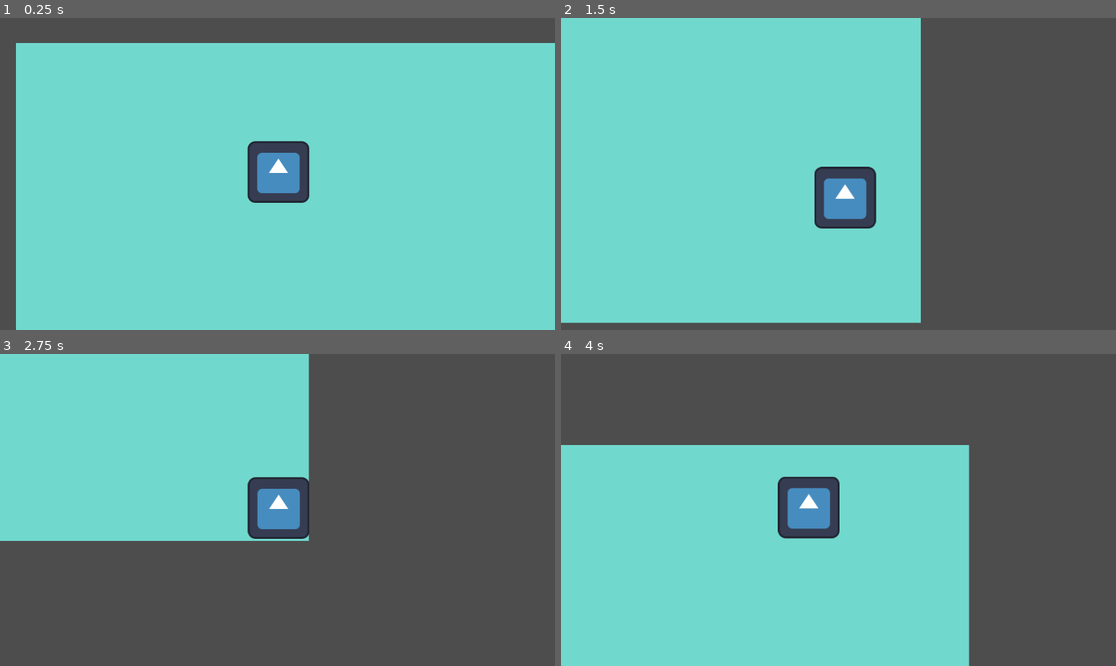
Above: before the commit, frames 1-4 (two rows, left to right).
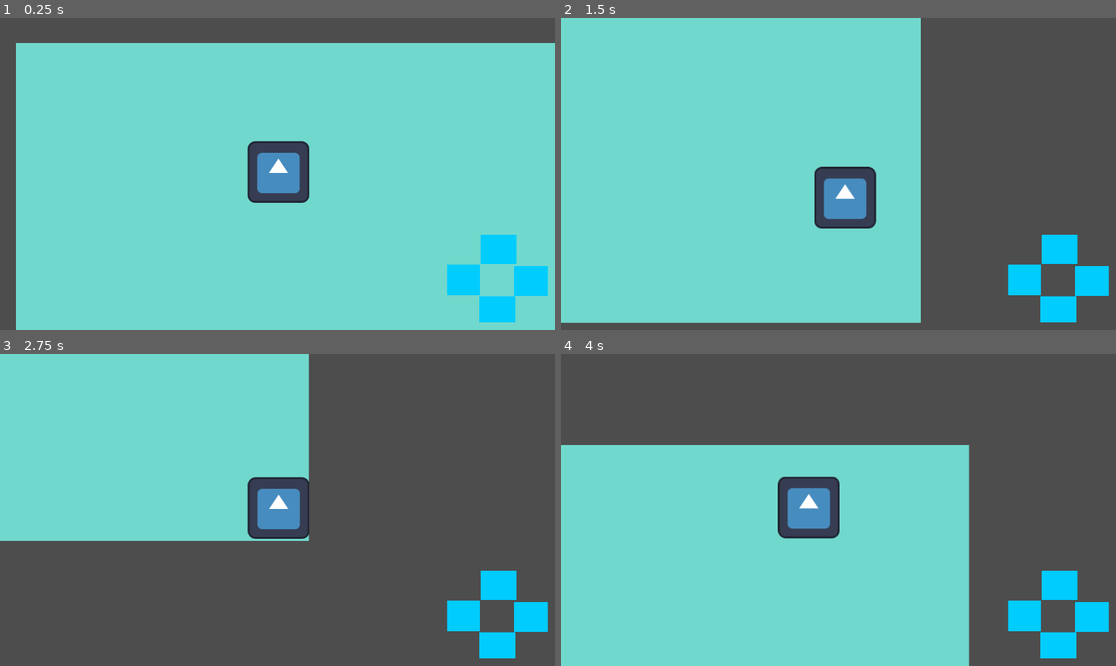
Above: after the commit, the same moments.

Repository: MyCodeNotWorking/Fall-up
Game: Godot game, scene res://main.tscn
Same seed, same stepped clock (60 frames per second), same inputs: the game is played once before the commit and once after it. The engine's default icon, where the game draws it, is replaced by a stand-in: a white triangle on a blue panel in a dark square.
Inputs:
- Up to frame 1 (0.25 s): no input
- Up to frame 2 (1.5 s): tap Enter at 0.5 s; hold Right (ui_right) 0.53-1.28 s; hold Down (ui_down) from 1.28 s (still down)
- Up to frame 3 (2.75 s): release Down (ui_down) at 2.03 s; hold Right (ui_right) from 2.03 s (still down)
- Up to frame 4 (4 s): release Right (ui_right) at 2.78 s; hold Up (ui_up) 2.78-3.53 s; hold Left (ui_left) from 3.53 s (still down)

The runs differ from the first frame. In frame 1, 2.3% of the frame differs, in the area x 80-99%, y 69-98%; in frame 2, 2.3%; in frame 3, 2.3%; in frame 4, 2.3%.

Commit message:
wasser
- mobile controls
(noch nicht fertig)

Diff:
--- a/mobile_controls.tscn
+++ b/mobile_controls.tscn
@@ -1,11 +1,29 @@
-[gd_scene format=3 uid="uid://crgood3omyb4n"]
+[gd_scene load_steps=2 format=3 uid="uid://crgood3omyb4n"]
+
+[ext_resource type="Texture2D" uid="uid://dvadb3525p0h1" path="res://türkis hintergrund.png" id="1_1fj7s"]
 
 [node name="MobileControls" type="CanvasLayer"]
 
 [node name="Left" type="TouchScreenButton" parent="."]
+position = Vector2(928, 512)
+scale = Vector2(0.226667, 0.380952)
+texture_normal = ExtResource("1_1fj7s")
+action = "game_left"
 
 [node name="Right" type="TouchScreenButton" parent="."]
+position = Vector2(1067, 515)
+scale = Vector2(0.233333, 0.369048)
+texture_normal = ExtResource("1_1fj7s")
+action = "game_right"
 
 [node name="Up" type="TouchScreenButton" parent="."]
+position = Vector2(998, 450)
+scale = Vector2(0.246667, 0.363095)
+texture_normal = ExtResource("1_1fj7s")
+action = "game_up"
 
 [node name="Down" type="TouchScreenButton" parent="."]
+position = Vector2(995, 578)
+scale = Vector2(0.25, 0.321429)
+texture_normal = ExtResource("1_1fj7s")
+action = "game_down"
--- a/player.tscn
+++ b/player.tscn
@@ -1,12 +1,14 @@
-[gd_scene load_steps=4 format=3 uid="uid://7h2y1h40nnwx"]
+[gd_scene load_steps=5 format=3 uid="uid://7h2y1h40nnwx"]
 
 [ext_resource type="Script" path="res://player.gd" id="1_wo6dm"]
 [ext_resource type="Texture2D" uid="uid://bpihxim80rest" path="res://icon.svg" id="2_imiet"]
+[ext_resource type="PackedScene" uid="uid://crgood3omyb4n" path="res://mobile_controls.tscn" id="3_lrhsd"]
 
 [sub_resource type="RectangleShape2D" id="RectangleShape2D_58fac"]
 size = Vector2(126, 126)
 
 [node name="CharacterBody2D" type="CharacterBody2D"]
+position = Vector2(577, 322)
 script = ExtResource("1_wo6dm")
 
 [node name="Icon" type="Sprite2D" parent="."]
@@ -21,3 +23,5 @@
 position = Vector2(-2, -1)
 position_smoothing_enabled = true
 position_smoothing_speed = 8.0
+
+[node name="MobileControls" parent="." instance=ExtResource("3_lrhsd")]
--- a/project.godot
+++ b/project.godot
@@ -15,6 +15,29 @@
 config/features=PackedStringArray("4.2", "Mobile")
 config/icon="res://icon.svg"
 
+[input]
+
+game_right={
+"deadzone": 0.5,
+"events": [Object(InputEventJoypadButton,"resource_local_to_scene":false,"resource_name":"","device":-1,"button_index":14,"pressure":0.0,"pressed":false,"script":null)
+]
+}
+game_left={
+"deadzone": 0.5,
+"events": [Object(InputEventJoypadButton,"resource_local_to_scene":false,"resource_name":"","device":-1,"button_index":13,"pressure":0.0,"pressed":false,"script":null)
+]
+}
+game_up={
+"deadzone": 0.5,
+"events": [Object(InputEventJoypadButton,"resource_local_to_scene":false,"resource_name":"","device":-1,"button_index":11,"pressure":0.0,"pressed":false,"script":null)
+]
+}
+game_down={
+"deadzone": 0.5,
+"events": [Object(InputEventJoypadButton,"resource_local_to_scene":false,"resource_name":"","device":-1,"button_index":12,"pressure":0.0,"pressed":false,"script":null)
+]
+}
+
 [input_devices]
 
 pointing/emulate_touch_from_mouse=true
Binary file added: türkis hintergrund.png
Not shown, added: türkis hintergrund.png.import
